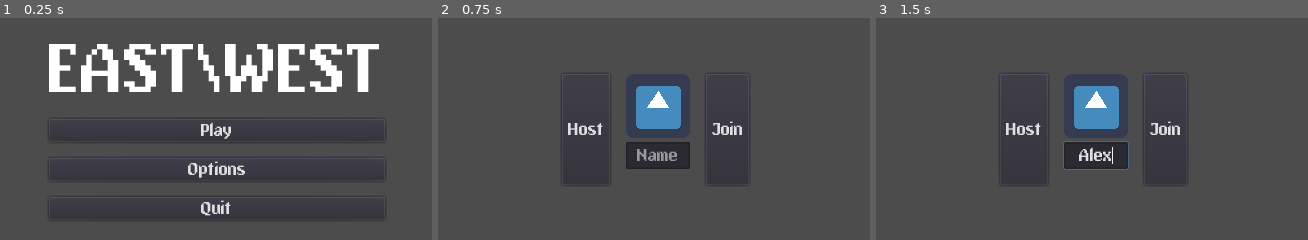
Above: before the commit, frames 1-3 (left to right).
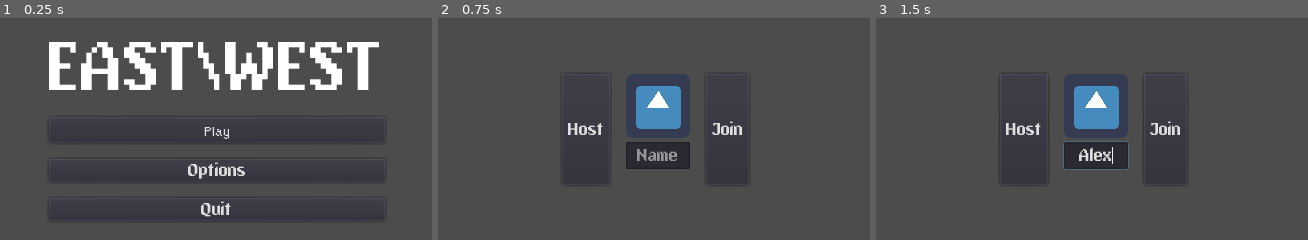
Above: after the commit, the same moments.

Repository: Pillber/East-West
Game: Godot game, scene res://Menus.tscn
The game is run twice, just before and just after one commit, with the same random seed, the same clock (stepped at 60 frames per second) and the same inputs. The engine's default icon, where the game draws it, is replaced by a stand-in: a white triangle on a blue panel in a dark square. Sound files missing from this copy of the repository are replaced by a short silence.
Inputs (mouse positions are in pixels of both pictures, inside the frame that each line leads up to):
- Up to frame 1 (0.25 s): no input
- Up to frame 2 (0.75 s): click "Play" at 0.5 s
- Up to frame 3 (1.5 s): click (1096, 155) at 1.27 s; type "Alex" at 1.35 s

The runs differ from the first frame. In frame 1, 4.2% of the frame differs, in the area x 11-90%, y 10-90%; in frame 2, nothing differs; in frame 3, nothing differs.
Error in both runs: Invalid get index '9' (on base: 'Array'). (res://Network.gd:46)

Commit message:
add new font

Diff:
--- a/MainMenu.tscn
+++ b/MainMenu.tscn
@@ -1,9 +1,10 @@
-[gd_scene load_steps=5 format=2]
+[gd_scene load_steps=6 format=2]
 
 [ext_resource path="res://UI/title_font.tres" type="DynamicFont" id=1]
 [ext_resource path="res://MainMenu.gd" type="Script" id=2]
 [ext_resource path="res://Sounds/West Theme.mp3" type="AudioStream" id=3]
 [ext_resource path="res://Sounds/Click SFX East_West.ogg" type="AudioStream" id=4]
+[ext_resource path="res://UI/main_ui.tres" type="DynamicFont" id=5]
 
 [node name="MainMenu" type="VBoxContainer"]
 anchor_left = 0.5
@@ -22,30 +23,31 @@
 }
 
 [node name="Title" type="Label" parent="."]
-margin_top = 24.0
+margin_top = 22.0
 margin_right = 336.0
-margin_bottom = 89.0
+margin_bottom = 87.0
 size_flags_stretch_ratio = 0.0
 custom_fonts/font = ExtResource( 1 )
 text = "EAST\\WEST"
 align = 1
 
 [node name="PlayButton" type="Button" parent="."]
-margin_top = 105.0
+margin_top = 103.0
 margin_right = 336.0
-margin_bottom = 128.0
+margin_bottom = 129.0
+custom_fonts/font = ExtResource( 5 )
 text = "Play"
 
 [node name="OptionsButton" type="Button" parent="."]
-margin_top = 144.0
+margin_top = 145.0
 margin_right = 336.0
-margin_bottom = 167.0
+margin_bottom = 168.0
 text = "Options"
 
 [node name="QuitButton" type="Button" parent="."]
-margin_top = 183.0
+margin_top = 184.0
 margin_right = 336.0
-margin_bottom = 206.0
+margin_bottom = 207.0
 text = "Quit"
 
 [node name="ThemeMusic" type="AudioStreamPlayer" parent="."]
--- /dev/null
+++ b/UI/main_ui.tres
@@ -0,0 +1,6 @@
+[gd_resource type="DynamicFont" load_steps=2 format=2]
+
+[ext_resource path="res://UI/orange kid.ttf" type="DynamicFontData" id=1]
+
+[resource]
+font_data = ExtResource( 1 )
Binary file added: UI/orange kid.ttf
Not shown, added: West Theme.mp3.import
